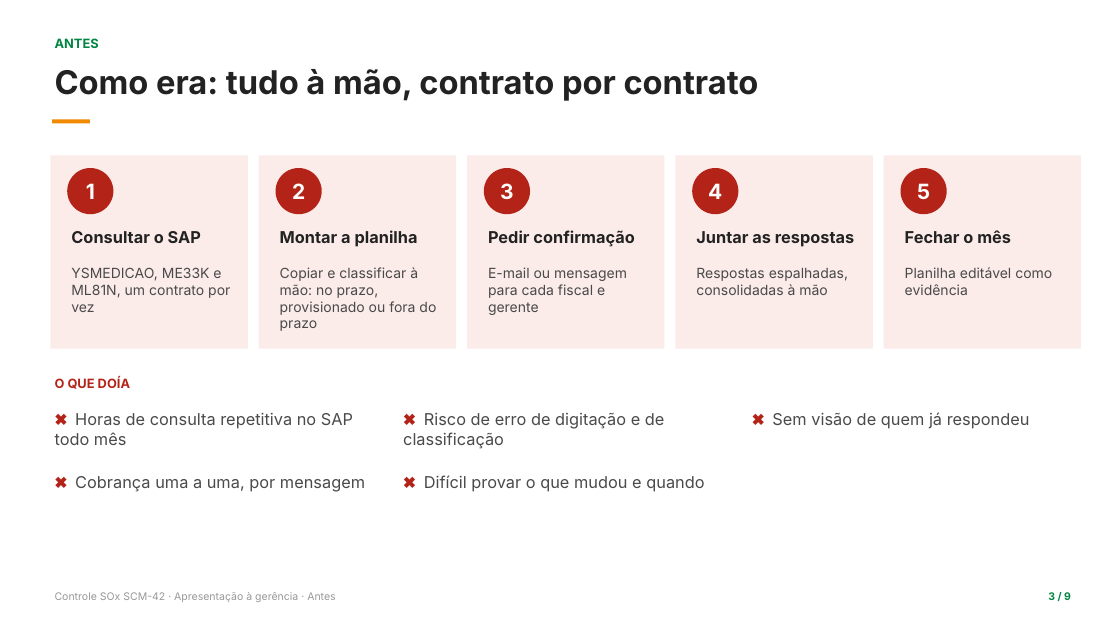
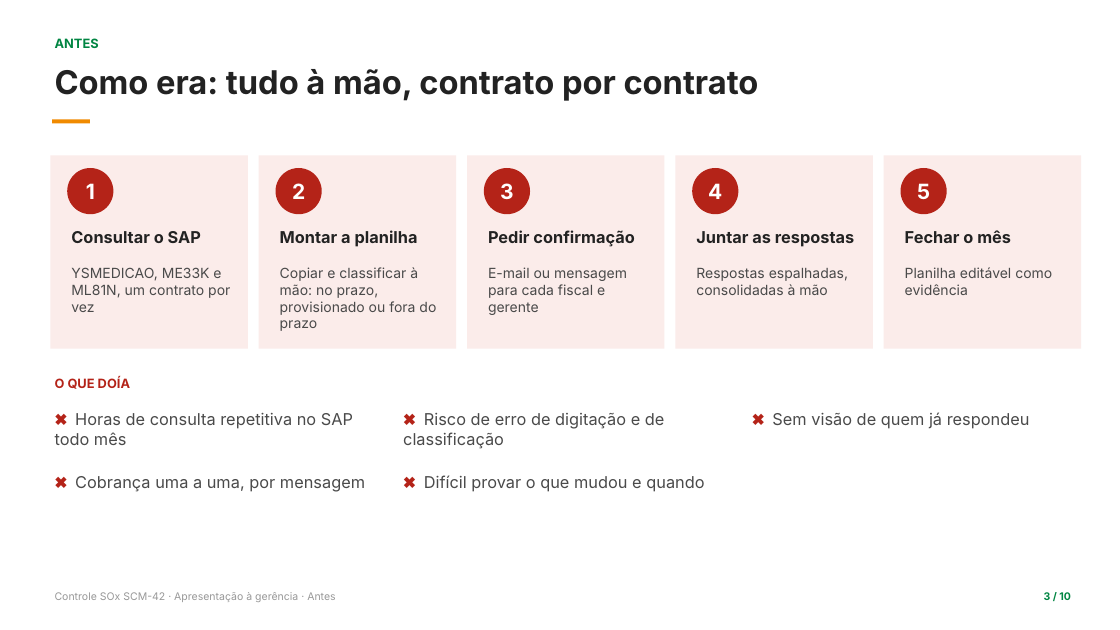
Before and after one commit to Levi1625/Levi1625, a slide deck: slide 3 of entregas/Apresentacao_Gerencia_Controle_SOx.pptx. Drawn at 1120x630 pixels with LibreOffice and Linux fonts; fonts in the diff are those of the drawing. Boxes give left, top, right and bottom in pixels: in the first picture for what was removed or moved away, otherwise in the second. Text is boxed around its words. In the diff, an @@ line names an element or a change of style, - is before the commit and + after.

```diff
--- a/entregas/Apresentacao_Gerencia_Controle_SOx.pptx
+++ b/entregas/Apresentacao_Gerencia_Controle_SOx.pptx
@@ text at (1044,592,1071,600): text changed @@
-3 / 9
+3 / 10
```
Also in this commit, not shown: 6 other slides changed, 1 slide added.
